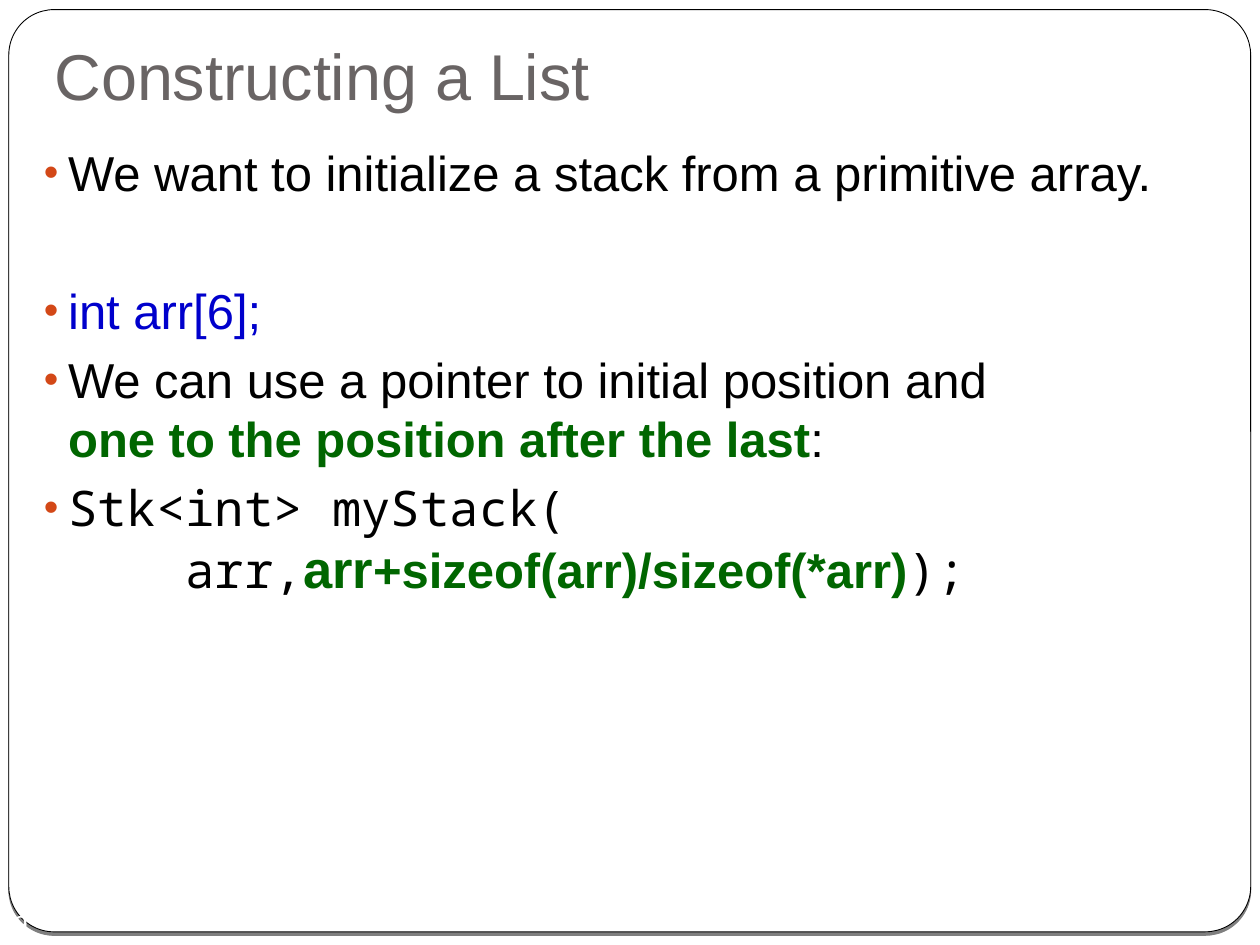
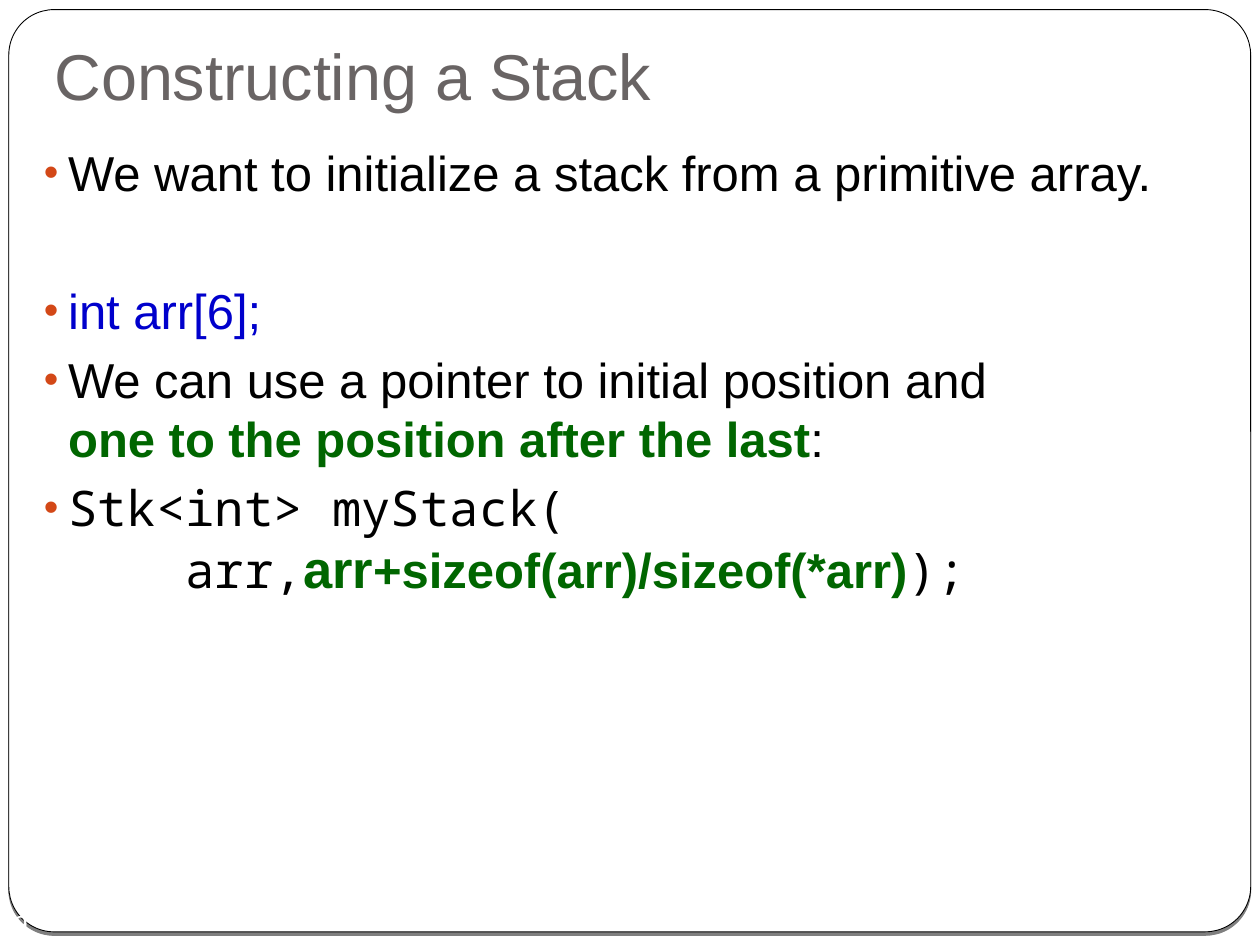
Before and after one commit to cpp-at-ariel/cpp-5780, a slide deck: slide 9 of 08-templates-iterators/slides-2-class-templates-iterators.odp. Drawn at 1260x945 pixels with LibreOffice and Linux fonts; fonts in the diff are those of the drawing. Boxes give left, top, right and bottom in pixels: in the first picture for what was removed or moved away, otherwise in the second. Text is boxed around its words. In the diff, an @@ line names an element or a change of style, - is before the commit and + after.

```diff
--- a/08-templates-iterators/slides-2-class-templates-iterators.odp
+++ b/08-templates-iterators/slides-2-class-templates-iterators.odp
@@ title at [54,53,651,112]: text changed @@
-Constructing a List
+Constructing a Stack
```
Also in this commit, not shown: 3 other files.
